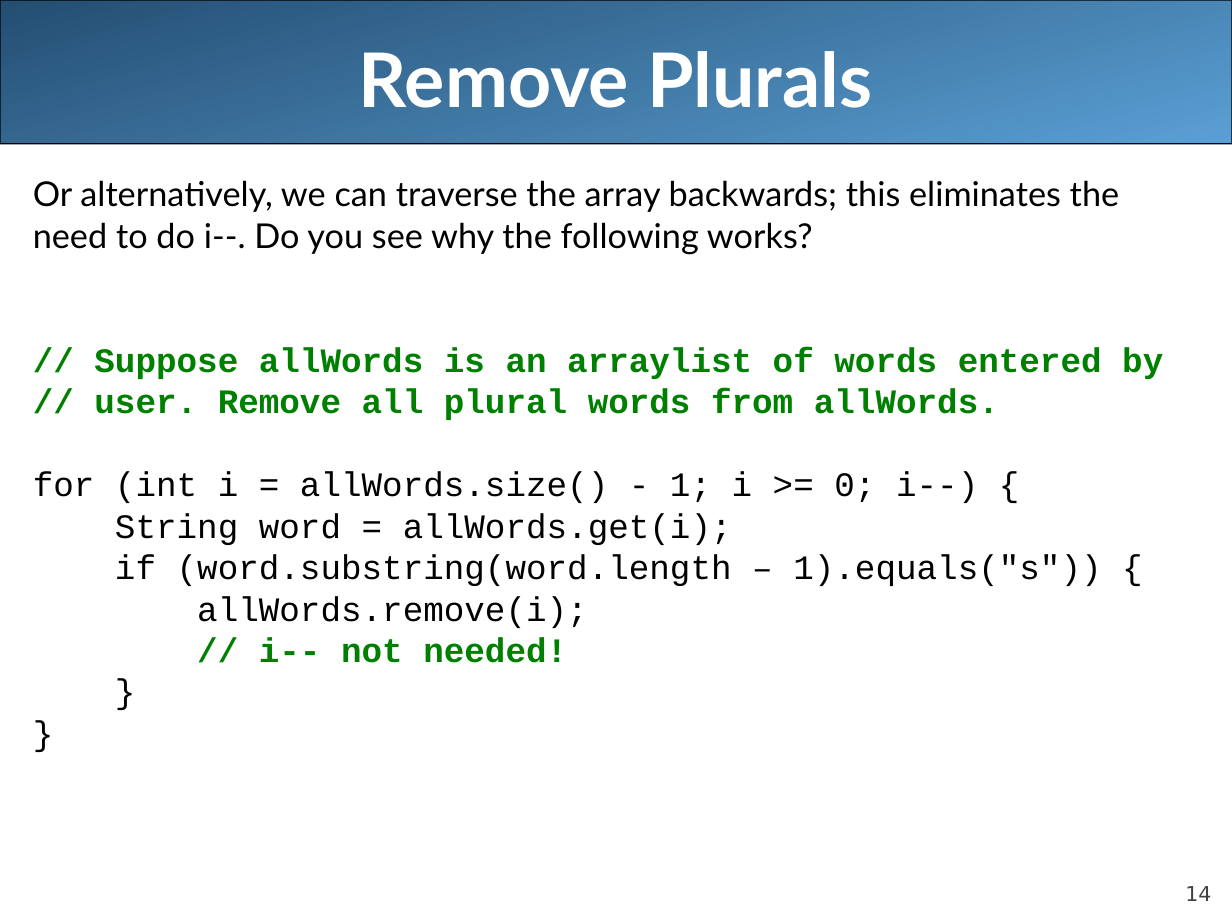
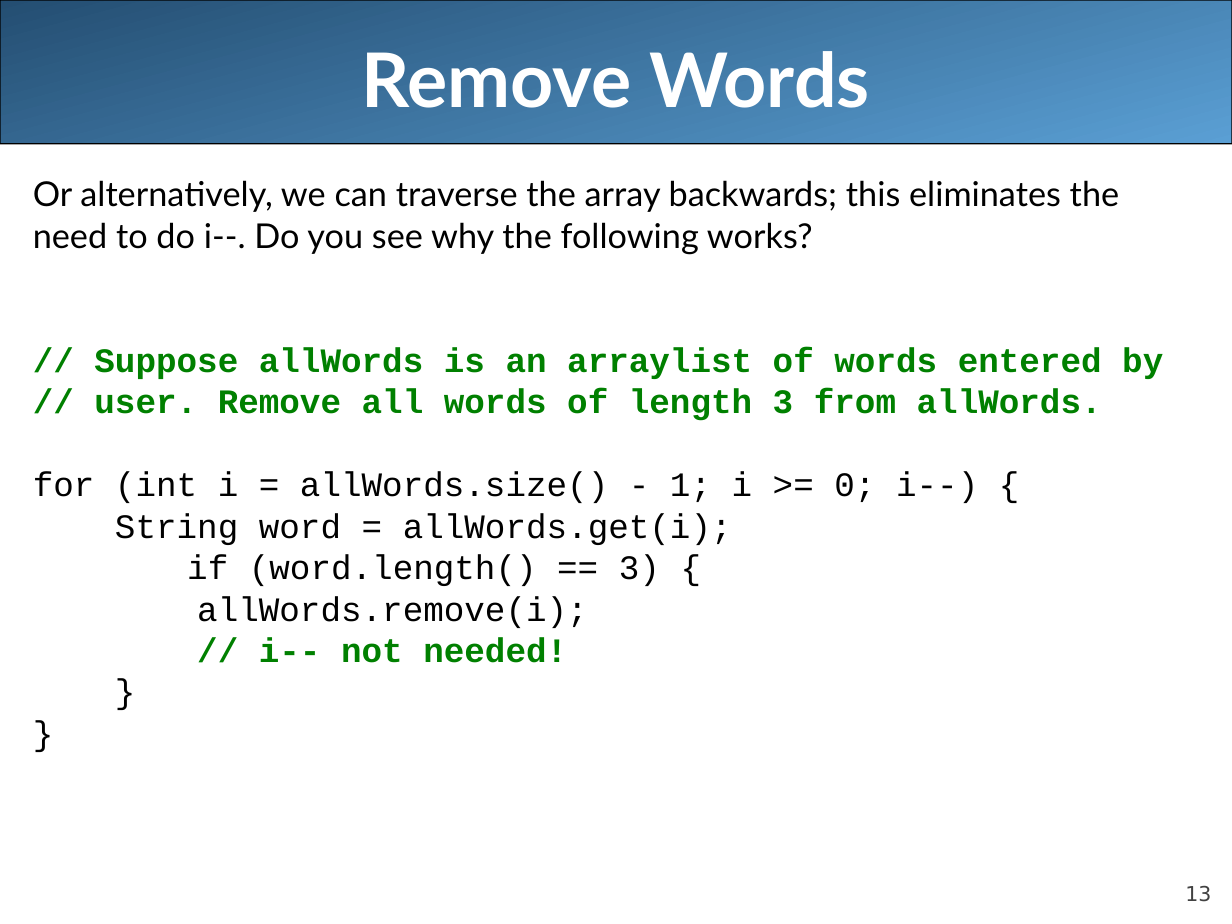
Before and after one commit to LongBaoNguyen/longbaonguyen.github.io, a slide deck: slide 13 of courses/apcsa/lecture18.ppt (slide 14 before the commit). Drawn at 1232x924 pixels with LibreOffice and Linux fonts; fonts in the diff are those of the drawing. Boxes give left, top, right and bottom in pixels: in the first picture for what was removed or moved away, otherwise in the second. Text is boxed around its words. In the diff, an @@ line names an element or a change of style, - is before the commit and + after.

```diff
--- a/courses/apcsa/lecture18.ppt
+++ b/courses/apcsa/lecture18.ppt
@@ title at bbox=[362, 51, 870, 108]: text changed @@
-Remove Plurals
+Remove Words
@@ text at bbox=[94, 388, 1102, 421]: text changed @@
-// user. Remove all plural words from allWords.
+// user. Remove all words of length 3 from allWords.
@@ text at bbox=[187, 554, 660, 586]: text changed @@
-if (word.substring(word.length – 1).equals("s")) {
+if (word.length() == 3) {
@@ page number at bbox=[1185, 885, 1211, 902]: text changed @@
-14
+13
```
Also in this commit, not shown: 5 other slides changed, 1 slide removed, 10 other files.
